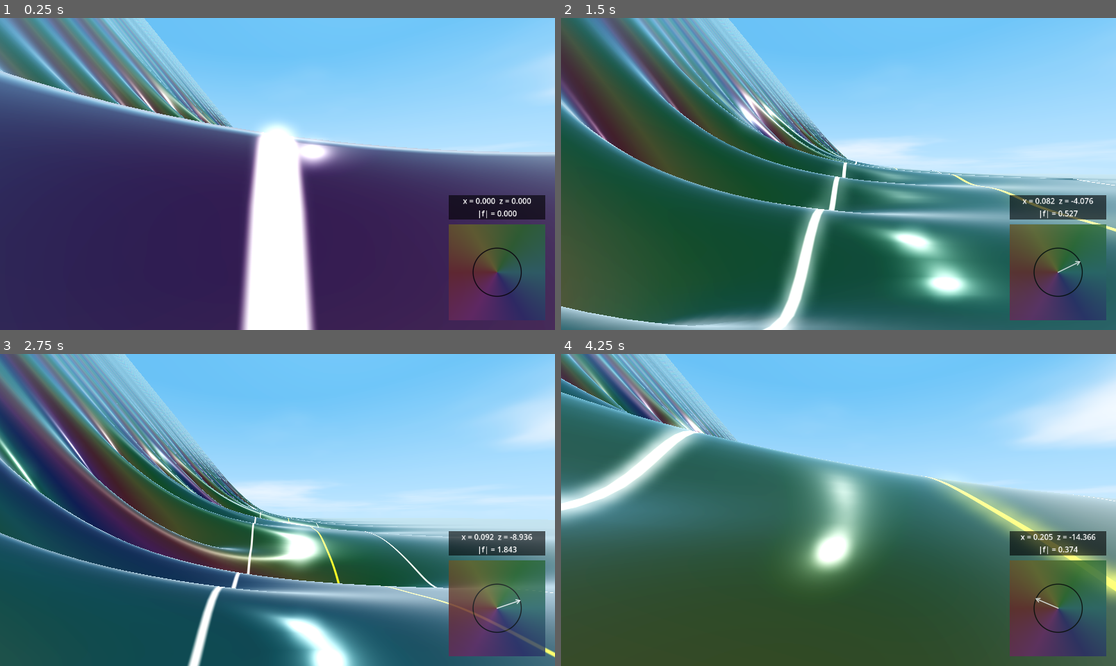
Above: before the commit, frames 1-4 (two rows, left to right).
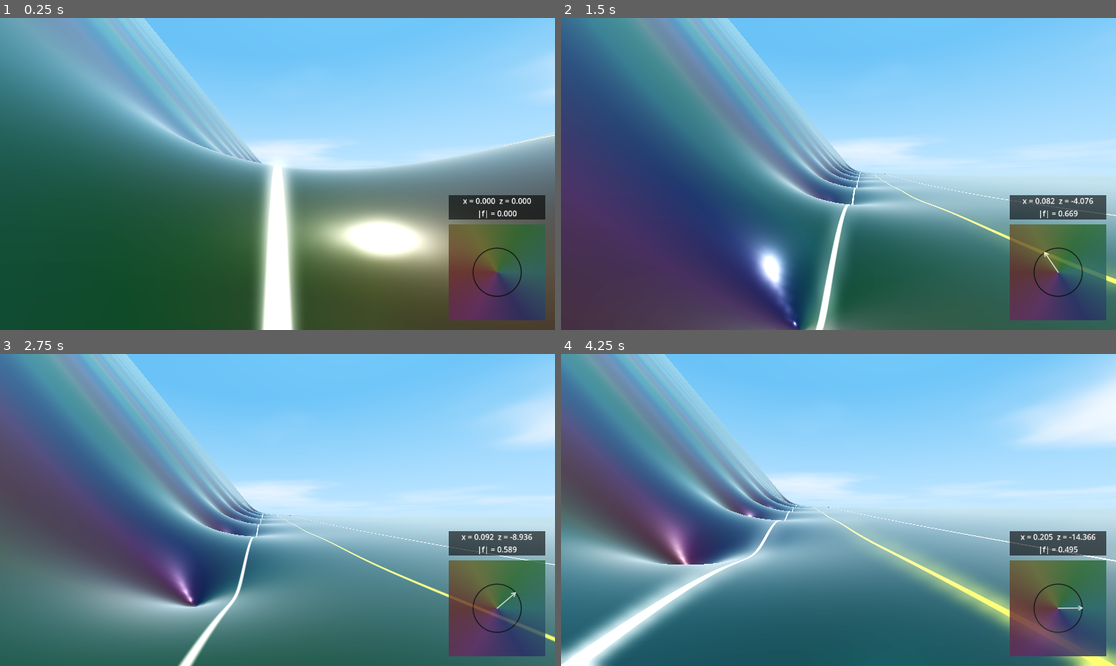
Above: after the commit, the same moments.

Repository: allanino/complex-functions-explorer
Game: Godot game, scene res://scenes/main.tscn
Same seed, same stepped clock (60 frames per second), same inputs: the game is played once before the commit and once after it.
Inputs (mouse positions are in pixels of both pictures, inside the frame that each line leads up to):
- Up to frame 1 (0.25 s): no input
- Up to frame 2 (1.5 s): tap Enter at 0.5 s; move the mouse to (866, 174) at 0.52 s; hold Shift 0.53-1.28 s; hold W (move_forward) from 0.53 s (still down); tap Space at 0.77 s; move the mouse to (810, 174) at 1.27 s; tap Ctrl at 1.35 s
- Up to frame 3 (2.75 s): keep holding W (move_forward); tap Space at 1.52 s; move the mouse to (288, 503) at 2.02 s; hold Shift from 2.03 s (still down)
- Up to frame 4 (4.25 s): keep holding W (move_forward); move the mouse to (832, 516) at 2.77 s; release Shift at 2.78 s; tap Ctrl at 2.85 s; tap Space at 3.02, 3.77 s; move the mouse to (877, 513) at 3.52 s; hold Shift from 3.53 s (still down)

The runs differ from the first frame. In frame 1, 63% of the frame differs, in the area x 0-100%, y 0-100%; in frame 2, 53%; in frame 3, 48%; in frame 4, 65%.

Commit message:
Fix imaginary axis orientation

Diff:
--- a/scripts/field.gd
+++ b/scripts/field.gd
@@ -76,7 +76,9 @@
 		#return Vector2.ZERO
 
 	var sigma: float = x * 0.1
-	var t: float = z * 0.5
+	# We reverse z to get the usual Re, Im axis orientation
+	# It looks like godot puts the z axis downwards
+	var t: float = -z * 0.1
 
 	return zeta(sigma, t)
 
Not shown, changed: shaders/field.gdshaderinc
